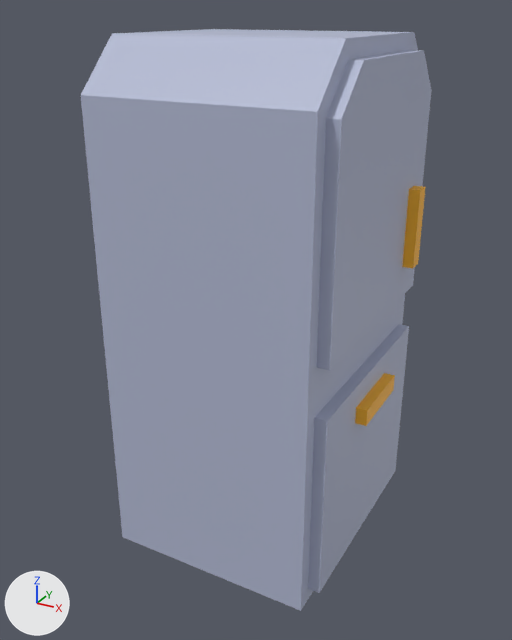
What one commit did to the FBX model Assets/Scenes/Models/Furniture/Dollhouse Furniture Kit/Kitchen/Fridge.fbx.
The view is the same before and after, from a 50 mm camera at (-2.735, -1.198, 1.767) aimed at (-3.804, 0.746, 0.795). The lights are fixed; the arrows at lower left show +X, +Y and +Z. Where no turn or scale is listed for an object, it has been applied to the vertices.
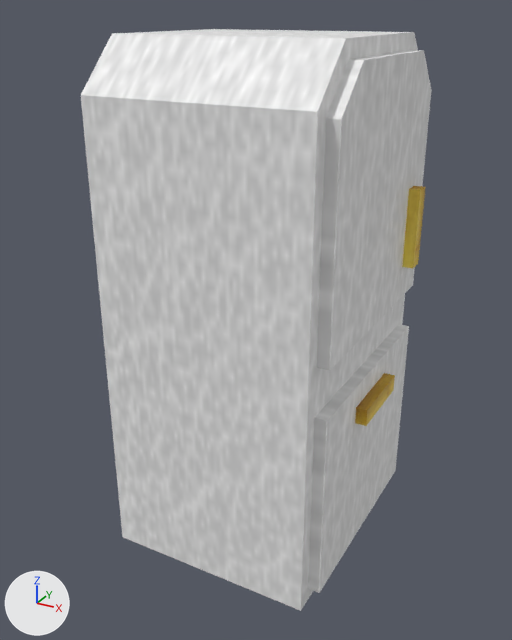
Where the newer file only moved an object's origin or applied its transform, the numbers keep the older frame.

Edits to the scene script, one JSON object a line:
```json
{"op": "add", "block": "img_white_png", "code": ["img_white_png = load_image('white.png', '../Textures/white.png', 256, 256, 'sRGB')"]}
{"op": "add", "block": "img_gold_png", "code": ["img_gold_png = load_image('gold.png', '../Textures/gold.png', 256, 256, 'sRGB')"]}
{"op": "remove", "block": "mat_counter", "code": "mat_counter.base_color = (0.449, 0.488, 0.652)  # light grey #b3b9d3"}
{"op": "add", "block": "mat_counter", "code": "mat_counter.texture = img_white_png"}
{"op": "remove", "block": "mat_gold", "code": "mat_gold.base_color = (1.0, 0.478, 0.0202)  # orange #ffb827"}
{"op": "add", "block": "mat_gold", "code": "mat_gold.texture = img_gold_png"}
{"op": "set", "path": "mat_gold.roughness", "old": "0.5", "new": "0.594"}
```

What differs and where, as boxes (x1, y1, x2, y2) in the pictures (512 x 640 px):
```json
{"object": "Cube.016", "change": "surface changed", "before": [81, 29, 432, 611], "after": [81, 29, 432, 611]}
{"object": "Cube.017", "change": "surface changed", "before": [402, 186, 426, 268], "after": [402, 186, 426, 268], "on screen": "brown to yellow"}
{"object": "Cube.019", "change": "surface changed", "before": [355, 373, 395, 426], "after": [355, 373, 395, 426]}
```
